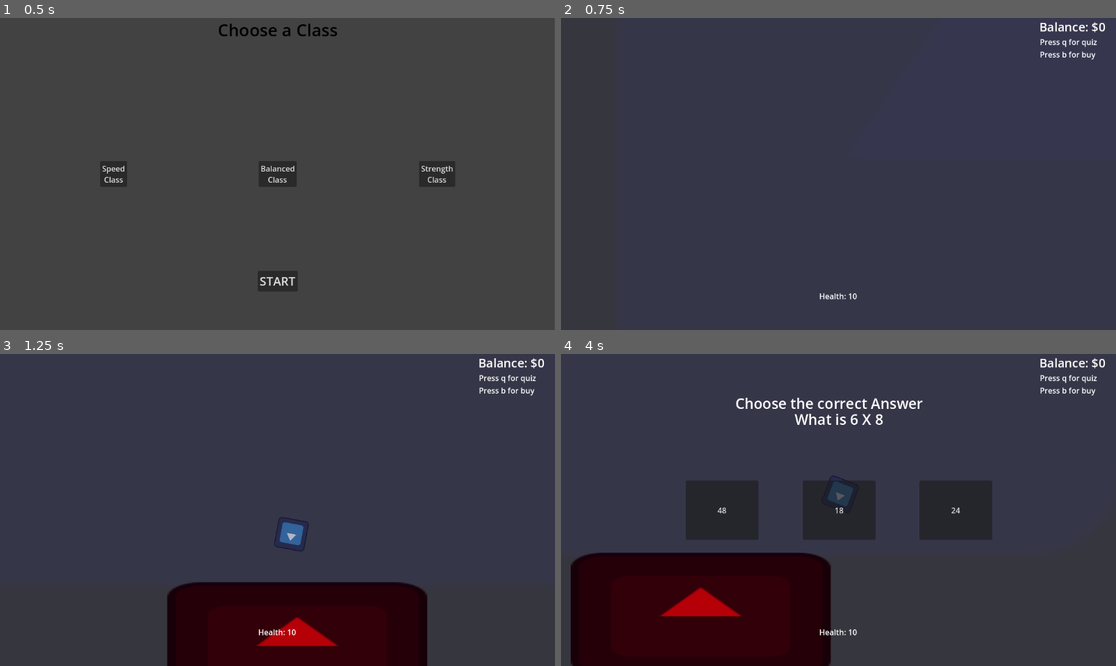
Above: before the commit, frames 1-4 (two rows, left to right).
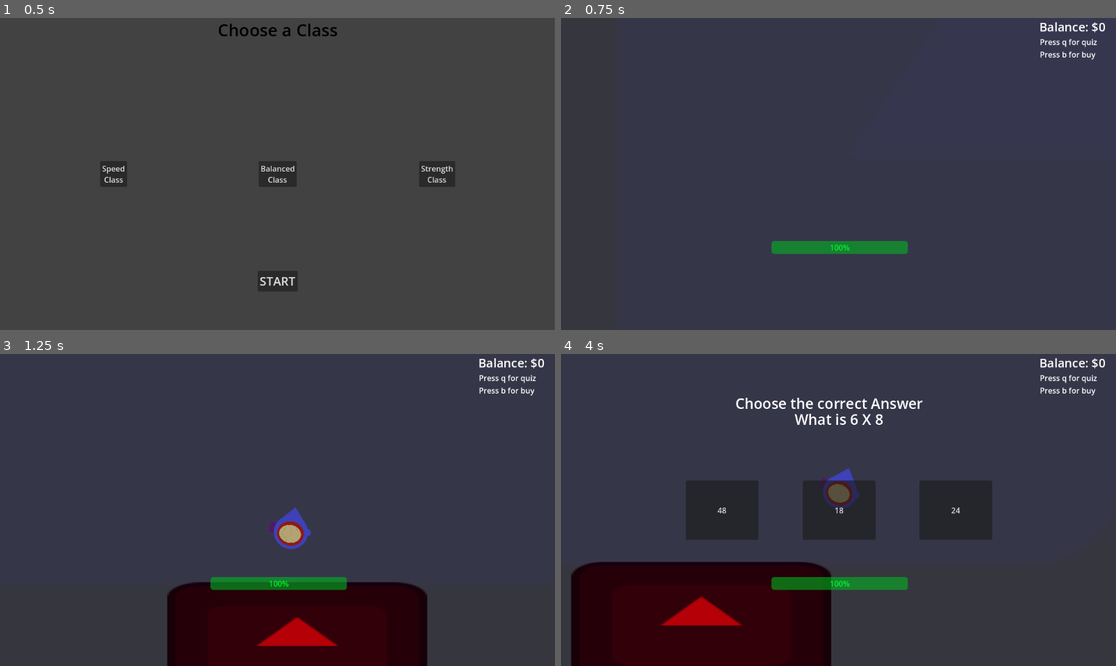
Above: after the commit, the same moments.

Repository: Browntp/DefendPrincess
Game: Godot game, scene res://UIs/main_menu.tscn
Same seed, same stepped clock (60 frames per second), same inputs: the game is played once before the commit and once after it. The engine's default icon, where the game draws it, is replaced by a stand-in: a white triangle on a blue panel in a dark square.
Inputs (mouse positions are in pixels of both pictures, inside the frame that each line leads up to):
- Up to frame 1 (0.5 s): no input
- Up to frame 2 (0.75 s): click "START" at 0.5 s
- Up to frame 3 (1.25 s): no input
- Up to frame 4 (4 s): tap Q (Quiz) at 1.25, 1.35, 2, 2.75, 3.5, 3.6 s; move the mouse to (960, 494) at 1.27 s; hold D (right) 1.28-2.03 s; move the mouse to (727, 525) at 2.02 s; hold S (down) 2.03-2.78 s; tap B (buy) at 2.1 s; move the mouse to (894, 441) at 2.77 s; hold D (right) 2.78-3.53 s; click (894, 441) at 2.85 s; move the mouse to (810, 572) at 3.52 s; hold W (up) from 3.53 s (still down)

Frame 1 is identical in both runs. In frame 2, 1.1% of the frame differs, in the area x 37-63%, y 71-91%; in frame 3, 1.8%; in frame 4, 4.0%, in the area x 1-63%, y 36-100%.

Commit message:
added progress bars and created new sprite

Diff:
--- a/Enemies/base_enemy.gd
+++ b/Enemies/base_enemy.gd
@@ -9,6 +9,7 @@
 signal go_to_vault(id)
 
 
-func _physics_process(_delta):
-	velocity = direction * speed
-	move_and_slide()
+
+func _physics_process(delta):
+	velocity = direction * speed * delta
+	move_and_collide(velocity)
--- a/Global.gd
+++ b/Global.gd
@@ -9,3 +9,4 @@
 var player_type = "base"
 var bullet_speed = 300
 var bullet_strength = 1
+var player_max_health = 100.0
--- /dev/null
+++ b/Objects/vault.gd
@@ -0,0 +1,17 @@
+extends StaticBody2D
+signal vault_entered(body_damage)
+
+# Called when the node enters the scene tree for the first time.
+func _ready():
+	pass # Replace with function body.
+
+
+# Called every frame. 'delta' is the elapsed time since the previous frame.
+func _process(_delta):
+	pass
+
+
+func _on_area_2d_body_entered(body):
+	print("in area entered")
+	if body is BaseEnemy:
+		vault_entered.emit(body.body_damage)
--- a/Objects/vault.tscn
+++ b/Objects/vault.tscn
@@ -1,18 +1,30 @@
-[gd_scene load_steps=3 format=3 uid="uid://b46k4iubuk1le"]
+[gd_scene load_steps=4 format=3 uid="uid://b46k4iubuk1le"]
 
 [ext_resource type="Texture2D" uid="uid://bcjlspuc1qk3x" path="res://icon.svg" id="1_8cdpv"]
+[ext_resource type="Script" path="res://Objects/vault.gd" id="1_21n6s"]
 
-[sub_resource type="RectangleShape2D" id="RectangleShape2D_ruthh"]
-size = Vector2(271, 129)
+[sub_resource type="RectangleShape2D" id="RectangleShape2D_w4rfw"]
+size = Vector2(287, 149)
 
 [node name="Vault" type="StaticBody2D"]
 collision_layer = 16
 collision_mask = 15
-
-[node name="CollisionShape2D" type="CollisionShape2D" parent="."]
-shape = SubResource("RectangleShape2D_ruthh")
+script = ExtResource("1_21n6s")
 
 [node name="Sprite2D" type="Sprite2D" parent="."]
 modulate = Color(1, 0, 0, 1)
 scale = Vector2(2.10938, 1)
 texture = ExtResource("1_8cdpv")
+
+[node name="Area2D" type="Area2D" parent="."]
+collision_layer = 16
+collision_mask = 15
+
+[node name="CollisionShape2D" type="CollisionShape2D" parent="Area2D"]
+position = Vector2(-0.5, 1.5)
+shape = SubResource("RectangleShape2D_w4rfw")
+
+[node name="CollisionPolygon2D" type="CollisionPolygon2D" parent="."]
+polygon = PackedVector2Array(-129, -58, -135, -52, -135, 52, -128, 57, -118, 62, -110, 64, 112, 64, 128, 59, 134, 52, 135, -50, 125, -59, 114, -64, -113, -64)
+
+[connection signal="body_entered" from="Area2D" to="." method="_on_area_2d_body_entered"]
--- a/PlayerCharacters/PlayerBase.gd
+++ b/PlayerCharacters/PlayerBase.gd
@@ -5,7 +5,7 @@
 var SPEED = 100
 
 
-func _physics_process(_delta):
+func _physics_process(delta):
 
 	look_at(get_global_mouse_position())
 	# Get the input direction and handle the movement/deceleration.
@@ -16,9 +16,12 @@
 		shootBaseBullet.emit(bullet_direction, $BulletFireLocation.global_position)
 		bullet_reloaded = false
 		$BulletTimer.start()
-	velocity = direction * SPEED
+	velocity = direction * SPEED * delta
 
-	move_and_slide()
+	var collision = move_and_collide(velocity)
+	if collision:
+		var body = collision.get_collider()
+		_on_area_2d_body_entered(body)
 
 
 
--- a/PlayerCharacters/playerBase.tscn
+++ b/PlayerCharacters/playerBase.tscn
@@ -1,10 +1,7 @@
-[gd_scene load_steps=4 format=3 uid="uid://cc6cv1wniis0w"]
+[gd_scene load_steps=3 format=3 uid="uid://cc6cv1wniis0w"]
 
 [ext_resource type="Script" path="res://PlayerCharacters/PlayerBase.gd" id="1_omysh"]
-[ext_resource type="Texture2D" uid="uid://bcjlspuc1qk3x" path="res://icon.svg" id="2_t4gmb"]
-
-[sub_resource type="RectangleShape2D" id="RectangleShape2D_mntei"]
-size = Vector2(128, 128)
+[ext_resource type="Texture2D" uid="uid://b3vc61e8no6rv" path="res://Assets/Player/base_main_char.png" id="2_ajp21"]
 
 [node name="PlayerBase" type="CharacterBody2D" groups=["player"]]
 scale = Vector2(0.25, 0.25)
@@ -12,17 +9,13 @@
 script = ExtResource("1_omysh")
 
 [node name="CollisionPolygon2D" type="CollisionPolygon2D" parent="."]
-polygon = PackedVector2Array(-60, -60, -64, -52, -64, 52, -60, 60, -52, 64, 52, 64, 60, 60, 64, 52, 64, -52, 60, -60, 52, -64, -52, -64)
-
-[node name="Area2D" type="Area2D" parent="."]
-collision_mask = 26
-
-[node name="CollisionShape2D" type="CollisionShape2D" parent="Area2D"]
-shape = SubResource("RectangleShape2D_mntei")
+polygon = PackedVector2Array(-112, 4, -48, -56, -36, -60, -32, -64, -32, -68, -28, -76, -20, -80, -12, -76, -8, -72, -4, -68, 16, -64, 32, -56, 44, -44, 52, -32, 60, -12, 60, 4, 60, 20, 56, 36, 40, 56, 28, 64, 12, 72, -4, 76, -32, 72, -48, 60, -68, 44)
 
 [node name="Sprite2D" type="Sprite2D" parent="."]
+position = Vector2(-56, 4)
 rotation = 1.5708
-texture = ExtResource("2_t4gmb")
+scale = Vector2(0.2, 0.2)
+texture = ExtResource("2_ajp21")
 
 [node name="Camera2D" type="Camera2D" parent="."]
 zoom = Vector2(2, 2)
@@ -34,9 +27,8 @@
 rotation_smoothing_enabled = true
 
 [node name="BulletFireLocation" type="Marker2D" parent="."]
-position = Vector2(96, 0)
+position = Vector2(36, 76)
 
 [node name="BulletTimer" type="Timer" parent="."]
 
-[connection signal="body_entered" from="Area2D" to="." method="_on_area_2d_body_entered"]
 [connection signal="timeout" from="BulletTimer" to="." method="_on_bullet_timer_timeout"]
--- a/UIs/main_ui.gd
+++ b/UIs/main_ui.gd
@@ -6,6 +6,7 @@
 # Called when the node enters the scene tree for the first time.
 func _ready():
 	Global.connect("ChangeBalance", change_balance)
+
 
 func change_balance():
 	$Control/ScoreLabel.text = "Balance: " + str(Global.balance)
--- a/UIs/main_ui.tscn
+++ b/UIs/main_ui.tscn
@@ -56,20 +56,22 @@
 theme_override_font_sizes/font_size = 55
 text = "ROUND "
 
-[node name="PlayerHealthLabel" type="Label" parent="Control"]
+[node name="HealthBar" type="ProgressBar" parent="Control"]
+modulate = Color(0, 1, 0.180392, 1)
 layout_mode = 1
 anchors_preset = 8
 anchor_left = 0.5
 anchor_top = 0.5
 anchor_right = 0.5
 anchor_bottom = 0.5
-offset_left = -20.0
-offset_top = -11.5
-offset_right = 20.0
-offset_bottom = 11.5
+offset_left = -138.0
+offset_top = -114.0
+offset_right = 145.0
+offset_bottom = -87.0
 grow_horizontal = 2
 grow_vertical = 2
-text = "Health: 10"
+value = 100.0
+rounded = true
 
 [node name="RoundTimer" type="Timer" parent="."]
 wait_time = 20.0
--- a/home.gd
+++ b/home.gd
@@ -3,7 +3,8 @@
 var enemy1_scene = preload("res://Enemies/enemy_1.tscn")
 var enemy2_scene = preload("res://Enemies/enemy_2.tscn")
 var round = 1
-var player_health = 10
+var player_health = 100.0
+var vault_health = 50.0
 # Called when the node enters the scene tree for the first time.
 func _ready():
 	$Players/PlayerBase.position = $StartingPosition.position
@@ -113,4 +114,10 @@
 	update_player_health()
 
 func update_player_health():
-	$UIs/MainUI/Control/PlayerHealthLabel.text = "Health: " + str(player_health)
+	var health_bar = $UIs/MainUI/Control/HealthBar
+	var bar_value = player_health/Global.player_max_health * 100
+	health_bar.value = bar_value
+
+func _on_vault_vault_entered(body_damage):
+	vault_health -= body_damage
+	print(vault_health)
--- a/home.tscn
+++ b/home.tscn
@@ -83,6 +83,7 @@
 
 [connection signal="hit_player" from="Players/PlayerBase" to="." method="_on_player_base_hit_player"]
 [connection signal="shootBaseBullet" from="Players/PlayerBase" to="." method="_on_player_base_shoot_base_bullet"]
+[connection signal="vault_entered" from="Ground/Vault" to="." method="_on_vault_vault_entered"]
 [connection signal="NextRound" from="UIs/MainUI" to="." method="_on_main_ui_next_round"]
 [connection signal="correct" from="UIs/TestingUI" to="." method="_on_testing_ui_correct"]
 [connection signal="quiz" from="UIs/TestingUI" to="." method="_on_testing_ui_quiz"]
Binary file added: Assets/Player/base_main_char.png
Not shown, added: Assets/Player/base_main_char.png.import
